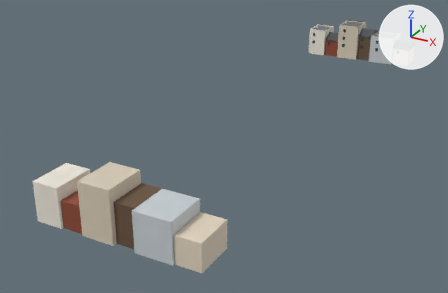
A saved change to the glTF model public/models/buildings/boutique.glb.
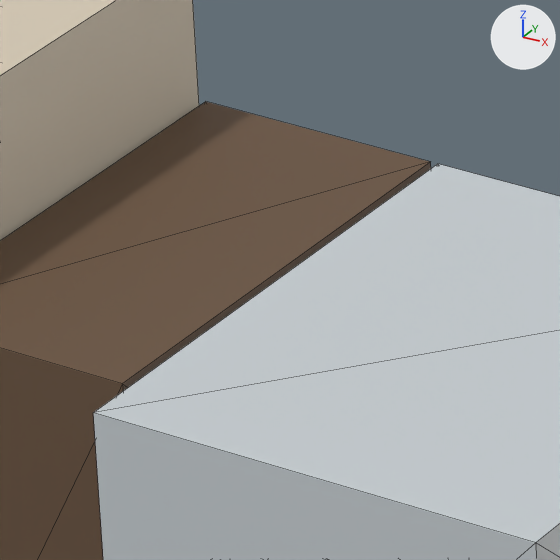
The first picture shows the older version from a 50 mm camera at (87.5, -239.3, 65.8) aimed at (7.2, -93.2, -7.3). The close-ups show the older and then the newer version on the part from 28% to 39% of the width and 59% to 76% of the height of that picture. Only the edits that show in the close-ups are written down. The lights are fixed; the arrows at upper right show +X, +Y and +Z. The close-ups show mesh edges as thin lines. Where no turn or scale is listed for an object, it has been applied to the vertices. Vertices at exactly the same position are counted once.

The scene before the commit, as lines of its bpy script (objects in view):
```python
me_boutique_c_lo_mesh = bpy.data.meshes.new('boutique_c_lo_mesh')
me_boutique_c_lo_mesh.from_pydata(...)  # 48 vertices, 72 faces; spans x -3.8..3.8, y -10.0..0.05, z 0.0..12.1
# faces by material slot: [24, 36, 12]
me_boutique_c_lo_mesh.materials.append(mat_paint)
me_boutique_c_lo_mesh.materials.append(mat_windowlit)
me_boutique_c_lo_mesh.materials.append(mat_window)
me_boutique_d_lo_mesh = bpy.data.meshes.new('boutique_d_lo_mesh')
me_boutique_d_lo_mesh.from_pydata(...)  # 40 vertices, 60 faces; spans x -2.4..2.4, y -9.0..0.05, z 0.0..9.2
# faces by material slot: [24, 36]
me_boutique_d_lo_mesh.materials.append(mat_paint)
me_boutique_d_lo_mesh.materials.append(mat_windowlit)
me_boutique_e_lo_mesh = bpy.data.meshes.new('boutique_e_lo_mesh')
me_boutique_e_lo_mesh.from_pydata(...)  # 40 vertices, 60 faces; spans x -4.3..4.3, y -10.0..0.05, z 0.0..9.2
# faces by material slot: [24, 36]
me_boutique_e_lo_mesh.materials.append(mat_paint)
me_boutique_e_lo_mesh.materials.append(mat_windowlit)
ob_boutique_c_lo_mesh = bpy.data.objects.new('boutique_c_lo_mesh', me_boutique_c_lo_mesh)
ob_boutique_c_lo_mesh.location = (15.7, -150.0, 0.0)
ob_boutique_d_lo_mesh = bpy.data.objects.new('boutique_d_lo_mesh', me_boutique_d_lo_mesh)
ob_boutique_d_lo_mesh.location = (22.05, -150.0, 0.0)
ob_boutique_e_lo_mesh = bpy.data.objects.new('boutique_e_lo_mesh', me_boutique_e_lo_mesh)
ob_boutique_e_lo_mesh.location = (28.9, -150.0, 0.0)
```
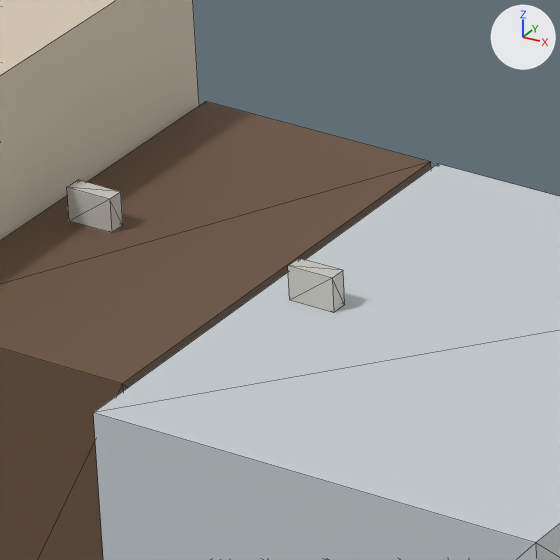
What differs and where, as boxes (x1, y1, x2, y2) in the close-ups (560 x 560 px):
```json
{"part": 1, "of": "me_boutique_d_lo_mesh", "change": "added", "after": [67, 180, 123, 233]}
{"part": 2, "of": "me_boutique_e_lo_mesh", "change": "added", "after": [288, 258, 345, 312]}
```

The change, as JSON lines over the scene's bpy script:
```json
{"block": "me_boutique_d_lo_mesh", "where": "# used by ob_boutique_d_lo_mesh; location = (22.05, -150.0, 0.0)"}
{"op": "remove", "block": "me_boutique_d_lo_mesh", "code": "me_boutique_d_lo_mesh.from_pydata(...)  # 40 vertices, 60 faces; spans x -2.4..2.4, y -9.0..0.05, z 0.0..9.2"}
{"op": "add", "block": "me_boutique_d_lo_mesh", "code": "me_boutique_d_lo_mesh.from_pydata(...)  # 48 vertices, 72 faces; spans x -2.4..2.4, y -9.0..0.05, z 0.0..9.85"}
{"block": "me_boutique_d_lo_mesh", "change": "me_boutique_d_lo_mesh part 1: a new loose piece, a box spanning x -1.8..-0.9, y -4.82..-4.5, z 9.2..9.85, in mat_paint"}
{"block": "me_boutique_e_lo_mesh", "where": "# used by ob_boutique_e_lo_mesh; location = (28.9, -150.0, 0.0)"}
{"op": "remove", "block": "me_boutique_e_lo_mesh", "code": "me_boutique_e_lo_mesh.from_pydata(...)  # 40 vertices, 60 faces; spans x -4.3..4.3, y -10.0..0.05, z 0.0..9.2"}
{"op": "add", "block": "me_boutique_e_lo_mesh", "code": "me_boutique_e_lo_mesh.from_pydata(...)  # 48 vertices, 72 faces; spans x -4.3..4.3, y -10.0..0.05, z 0.0..9.85"}
{"block": "me_boutique_e_lo_mesh", "change": "me_boutique_e_lo_mesh part 2: a new loose piece, a box spanning x -3.7..-2.8, y -5.32..-5.0, z 9.2..9.85, in mat_paint"}
```
